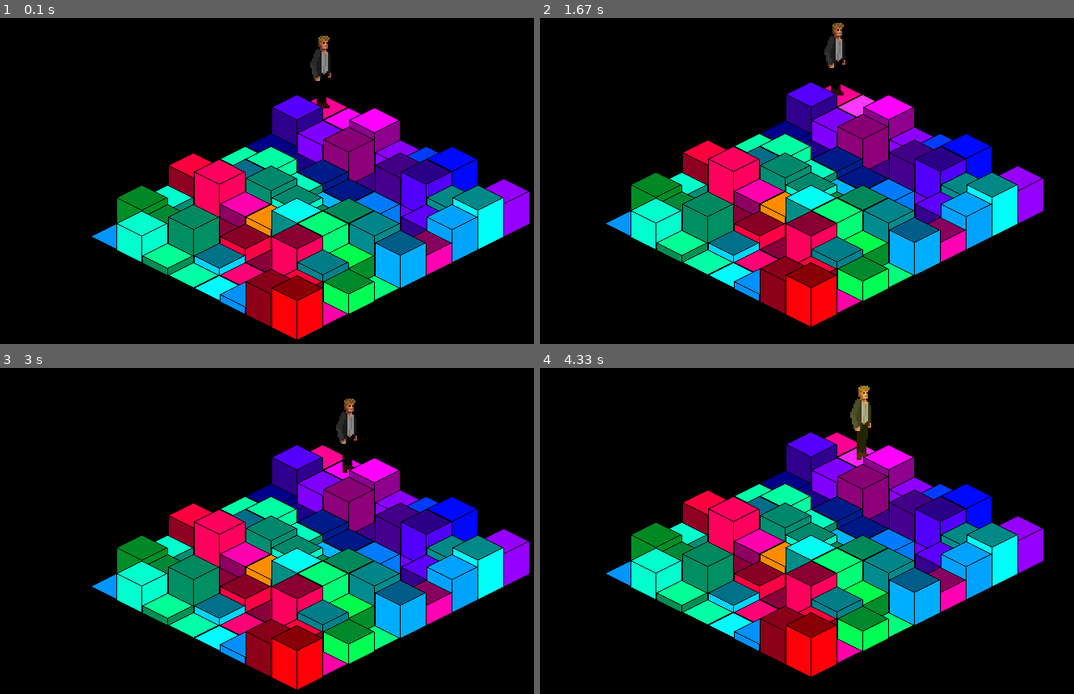
Above: before the commit, frames 1-4 (two rows, left to right).
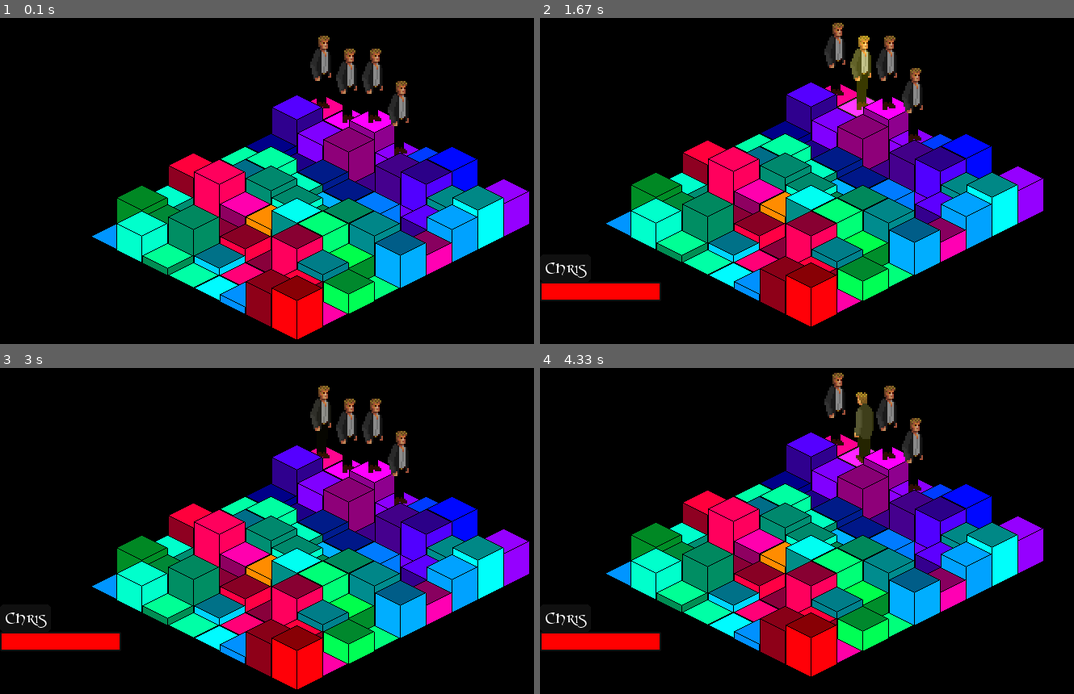
Above: after the commit, the same moments.

Repository: Zren/pyTactics
Game: pygame game, started from IsoTacticsEngine.py
Same seed, same stepped clock (60 frames per second), same inputs: the game is played once before the commit and once after it. The source is Python 2; it was converted automatically to run under Python 3.
Inputs:
- Up to frame 1 (0.1 s): no input
- Up to frame 2 (1.67 s): hold Right 0.33-0.8 s; hold Up 0.83-1.13 s
- Up to frame 3 (3 s): tap Space at 1.67, 2.9 s; hold Left 2-2.53 s
- Up to frame 4 (4.33 s): hold Right from 4.07 s (still down); tap Space at 4.13 s

The runs differ from the first frame. In frame 1, 1.3% of the frame differs, in the area x 62-77%, y 9-43%; in frame 2, 2.7%; in frame 3, 2.5%; in frame 4, 3.1%, in the area x 0-72%, y 1-87%.

Commit message:
Multiple players, simple selection menu

Diff:
--- a/Config.py
+++ b/Config.py
@@ -30,13 +30,29 @@
 
 pathFonts = sys.path[0] + "\\font\\"
 pathHudFont = pathFonts + "UnZialish.ttf"
-hudFontSize = 20
-statNames = ['Strength', 'Speed', 'Defence']
-
+statNames = ['Hp', 'MaxHp', 'Strength', 'Speed', 'Defence']
 waitTime = 100
 
 playerWaitSpriteIds = [0, 1]
 playerWalkSpriteIds = [2, 3, 4, 5]
+
+hudSelectionSize = (resolution[0]/4, resolution[1]/4)
+hudSelectionPosA = (0, resolution[1]-hudSelectionSize[1])
+hudSelectionPosB = (resolution[0]-hudSelectionSize[0], resolution[1]-hudSelectionSize[1])
+
+hudBgColor = (32, 32, 32, 128)
+hudFontColor = (255, 255, 255)
+
+hudNameFontSize = 20
+hudNamePadding = 5
+
+hudStatBarFontSize = 10
+hudStatBarPadding = 2
+hudStatBarSize = (hudSelectionSize[1]-hudStatBarPadding*2, hudNameFontSize)
+hudStatBarColorA = (255, 0, 0)
+hudStatBarColorB = (0, 0, 255)
+
+
 
 
 
--- a/Hud.py
+++ b/Hud.py
@@ -12,6 +12,7 @@
 
 import pygame
 import Config
+import math
 
 class Menu:
     def __init__(self, children={}, root=None):
@@ -21,15 +22,56 @@
 class Hud:
     def __init__(self, dimensions):
         self.width, self.height = dimensions
-        self.font = pygame.font.Font(Config.pathHudFont, Config.hudFontSize)
+        self.fontName = pygame.font.Font(Config.pathHudFont, Config.hudNameFontSize)
+        self.fontStatBar = pygame.font.Font(Config.pathHudFont, Config.hudStatBarFontSize)
         self.menu = None
-        self.selectedUnitA = None
-        self.selectedUnitB = None
+        self.selectedPlayerA = None
+        self.selectedPlayerB = None
         self.helpText = None
 
     def render(self, surface):
-        if self.selectedUnitA:
-            surface.blit(surface, (0,0))
+        if self.selectedPlayerA:
+            self.renderPlayerPanel(surface, Config.hudSelectionPosA, Config.hudSelectionSize, self.selectedPlayerA)
+        if self.selectedPlayerB:
+            self.renderPlayerPanel(surface, Config.hudSelectionPosB, Config.hudSelectionSize, self.selectedPlayerB)
+    def renderPlayerPanel(self, surface, offset, dimensions, player):
+        nameRender = self.fontName.render(player.name, True, Config.hudFontColor)
+        nameBoxHeight = nameRender.get_height()+Config.hudNamePadding*2
+        nameRect = (offset[0], offset[1], nameRender.get_width()+Config.hudNamePadding*2, nameBoxHeight)
+        drawRoundedRect(surface, Config.hudBgColor, nameRect, Config.hudNamePadding, 0)
+        surface.blit(nameRender, (offset[0]+Config.hudNamePadding, offset[1]+Config.hudNamePadding))
+
+        statBarOffset = (offset[0], offset[1]+nameRect[3], dimensions[0], Config.hudNameFontSize+Config.hudStatBarPadding*2)
+        current, maximum = player.stat['Hp'], player.stat['MaxHp']
+        statBarText = "%s: %d/%d" % ("HP", current, maximum)
+        self.renderPlayerStatBar(surface, Config.hudStatBarColorA, statBarOffset, Config.hudStatBarSize, statBarText, current, maximum)
+    def renderPlayerStatBar(self, surface, color, offset, dimensions, text, current, maximum):
+        statNameRender = self.fontStatBar.render(text, True, Config.hudFontColor)
+        drawRoundedRect(surface, Config.hudBgColor, (offset[0], offset[1], dimensions[0]+Config.hudStatBarPadding*2, dimensions[1]+Config.hudStatBarPadding*2), Config.hudStatBarPadding, 0)
+
+        fullBarRect = [offset[0]+Config.hudStatBarPadding, offset[1]+Config.hudStatBarPadding, dimensions[0], dimensions[1]]
+        if current > 0:
+            if current > maximum:
+                ratio = 1
+            else:
+                ratio = current/(0.0+maximum)
+            fgBarRect = fullBarRect
+            fgBarRect[2] = dimensions[0] * ratio
+            pygame.draw.rect(surface, color, fgBarRect, 0)
+        if current < maximum:
+            r,g,b = color
+            pygame.draw.rect(surface, (r/2,g/2,b/2, 178), fullBarRect, 0)
+
+
+
+def drawRoundedRect(surface, color, rect, radius, width=0):
+    x, y, w, h = rect
+    assert w >= radius*2 and h >= radius*2
+    for p in [(x+radius, y+radius), (x+w-radius, y+radius), (x+radius, y+h-radius), (x+w-radius, y+h-radius)]:
+        pygame.draw.circle(surface, color, p, radius, width)
+    pygame.draw.rect(surface, color, (x+radius, y, w-radius*2, h), width)
+    pygame.draw.rect(surface, color, (x, y+radius, w, h-radius*2), width)
+
 
 
 def main():
--- a/IsoTacticsEngine.py
+++ b/IsoTacticsEngine.py
@@ -84,7 +84,7 @@
         self.data = data
 
     def __getitem__(self, coord):
-        if type(coord) == tuple:
+        if type(coord) == tuple or type(coord) == list:
             return self.data[coord[0]][coord[1]]
         else:
             return self.data[coord % self.width][coord / self.width]
@@ -134,6 +134,8 @@
         self.doneAction(player)
     def doneAction(self, player):
         player.nextMode()
+    def __repr__(self):
+        return "<Action(prep='%d', cooldown='%d' playerFrame='%d')>" % (self.prepTime, self.cooldown, self.playerFrame)
 
 class WalkAction(Action):
     def __init__(self, playerSpriteIds=[0], prepTime=int(0), cooldown=int(0), target=None, overlaySprites=[]):
@@ -144,30 +146,51 @@
             self.nextCell = None
             self.thisCellCoord = None
             self.nextCellCoord = None
+            self.jumpHeight = 0
     def do(self, player, engine):
         if self.target and self.path == None:
             self.path = engine.scene.pathTo(engine.scene.playerGrid.find(player), self.target)
+            if self.path != None:
+                self.path.pop(0)
+            self.playerFrame = 0
         if self.path == None:
             self.doneAction(player)
         else:
             if len(self.path) > 0:
                 if self.playerFrame == 0:
                     self.nextCell = self.path.pop(0)
-                    print self.path
                     self.thisCell = engine.scene.playerGrid.find(player)
+                    player.rotate(self.nextCell[0]-self.thisCell[0], self.nextCell[1]-self.thisCell[1])
+                    #print self.path
                     if len(self.playerSpriteIds) > 0:
-                        self.nextCellCoord = isoHeightMapCoordinates(engine.scene[self.nextCell])
-                        self.thisCellCoord = isoHeightMapCoordinates(engine.scene[self.thisCell])
-                if len(self.playerSpriteIds) > 0:
-                    dx = self.nextCellCoord[0]-self.thisCellCoord[0]
-                    dy = self.nextCellCoord[1]-self.thisCellCoord[1]
-                    player.offset = (dx/len(self.playerSpriteIds)*self.playerFrame, dy/len(self.playerSpriteIds)*self.playerFrame)
+                        nextCellData = engine.scene[self.nextCell]
+                        thisCellData = engine.scene[self.thisCell]
+                        self.nextCellCoord = isoHeightMapCoordinates(nextCellData)
+                        self.thisCellCoord = isoHeightMapCoordinates(thisCellData)
+                        self.jumpHeight = nextCellData.h - thisCellData.h
+
+            if len(self.playerSpriteIds) > 0:
+                dx = self.nextCellCoord[0]-self.thisCellCoord[0]
+                dy = self.nextCellCoord[1]-self.thisCellCoord[1]
+
+                ox = dx/len(self.playerSpriteIds)*(self.playerFrame+1)
+                oy = dy/len(self.playerSpriteIds)*(self.playerFrame+1)
+                #if self.playerFrame > len(self.playerSpriteIds)/2:
+                #    oy += self.jumpHeight*Config.tileWallHeight/len(self.playerSpriteIds)/2
+                if self.jumpHeight > 0:
+                    oy += -(self.jumpHeight)*(self.playerFrame-len(self.playerSpriteIds))**2
+                elif self.jumpHeight < -2:
+                    oy += self.jumpHeight*Config.tileWallHeight*self.playerFrame
+                player.offset = (ox, oy)
+
             if self.playerFrame == len(self.playerSpriteIds)-1:
                 player.offset = None
-                print len(self.path), self.nextCell
-                engine.scene.playerGrid.shiftPlayer(player, self.nextCell[0]-self.thisCell[0], self.nextCell[1]-self.thisCell[1])
+                engine.scene.playerGrid.move(self.thisCell, self.nextCell)
                 if len(self.path) == 0:
                     self.doneAction(player)
+    def __repr__(self):
+        return "<WalkAction(prep='%d', cooldown='%d' playerFrame='%d')>" % (self.prepTime, self.cooldown, self.playerFrame)
+
 
 
 
@@ -179,6 +202,7 @@
         def __len__():
             return 5
     def __init__(self, sprites):
+        self.name = "Chris"
         self.mode = Player.Mode.Wait
         self.direction = 0
         self.sprites = sprites
@@ -188,7 +212,6 @@
         self.stat = {}
         for statName in Config.statNames:
             self.stat[statName] = 1
-        print self.stat
     def playerSpriteId(self):
         if self.currentAction == None:
             return 0
@@ -224,6 +247,17 @@
             self.nextAction -= self.stat['Speed']
             if self.nextAction <= 0:
                 self.nextMode()
+    def rotate(self, x, y):
+        if x > 0:
+            self.direction = 0
+        elif x < 0:
+            self.direction = 2
+        elif y > 0:
+            self.direction = 1
+        elif y < 0:
+            self.direction = 3
+    def __repr__(self):
+        return "<Player(mode='%d', next='%d' dir='%d', action='%s' stat='%s')>" % (self.mode, self.nextAction, self.direction, self.currentAction, self.stat)
 
 
 
@@ -265,14 +299,7 @@
         return None
     def shiftPlayer(self, player, x, y):
         c = self.find(player)
-        if x > 0:
-            player.direction = 0
-        elif x < 0:
-            player.direction = 2
-        elif y > 0:
-            player.direction = 1
-        elif y < 0:
-            player.direction = 3
+        player.rotate(x, y)
         return self.move(c, (c[0]+x, c[1]+y))
 
 
@@ -293,9 +320,7 @@
         self.selection = None
         self.hud = Hud(dimensions)
         self.selectedPlayer = None
-
-    def update(self):
-        pass
+        self.select(self.camera)
 
     def render(self, dimensions):
         surface = pygame.Surface(dimensions, pygame.SRCALPHA, 32)
@@ -323,6 +348,7 @@
     def select(self, coord):
         if self.validCoord(coord):
             self.selection = self[coord]
+            self.hud.selectedPlayerA = self.playerGrid[coord]
             self.camera = list(coord)
     def pathTo(self, a, b):
         if a == b:
@@ -365,12 +391,15 @@
                         nodes[n] = Node(here)
         return None
     def triggerSelection(self):
-        self.walkToSelection()
+        if self.selectedPlayer:
+            self.walkToSelection()
+            self.selectedPlayer = None
+        else:
+            self.selectedPlayer = self.playerGrid[self.selection.xy()]
+
     def walkToSelection(self):
         if self.selectedPlayer:
             self.selectedPlayer.doAction(WalkAction(Config.playerWalkSpriteIds, 0, 0, self.selection.xy()))
-            self.selectedPlayer.mode = Player.Mode.Prep
-            #self.playerWalkTo(self.selectedPlayer, self.selection.xy())
 
 class IsoTacticsEngine(PyGameEngine):
     def __init__(self, resolution, title, icon):
@@ -393,8 +422,12 @@
                 groundTile.wallTexture = self.wallTileSheet[n]
                 scene[(x,y)].h = random.randint(0, 6)
                 n += 1
-        scene.selectedPlayer = Player(self.playerSprites[0])
-        scene.playerGrid.addPlayer(scene.selectedPlayer, (0,0))
+        for i in range(4):
+            player = Player(self.playerSprites[0])
+            player.stat['Speed'] = 50
+            player.stat['Hp'] = 100
+            player.stat['MaxHp'] = 100
+            scene.playerGrid.addPlayer(player, (i,0))
         self.loadScene(scene)
 
     def keyInput(self, key):
@@ -419,6 +452,7 @@
         self.screen.blit(self.scene.render(self.resolution), (0, 0))
         for player in self.scene.playerGrid.players:
             player.tick(self)
+            #print player
 
     def loadScene(self, scene):
         self.scene = scene
@@ -426,9 +460,9 @@
         #if self.scene.playerGrid.shiftPlayer(self.player, x, y):
         self.scene.select((self.scene.camera[0]+x, self.scene.camera[1]+y))
     def secTick(self):
-        player = self.scene.selectedPlayer
-        print player.mode, player.nextAction
-        pass#self.scene.playerWalkTo(self.scene.selectedPlayer, (0,0))
+        #player = self.scene.selectedPlayer
+        #self.scene.playerWalkTo(self.scene.selectedPlayer, (0,0))
+        pass
 
 def main():
     e = IsoTacticsEngine(Config.resolution, Config.title, pygame.image.load(Config.pathIcon))
Not shown, changed: Config.pyc
Not shown, changed: Hud.pyc
